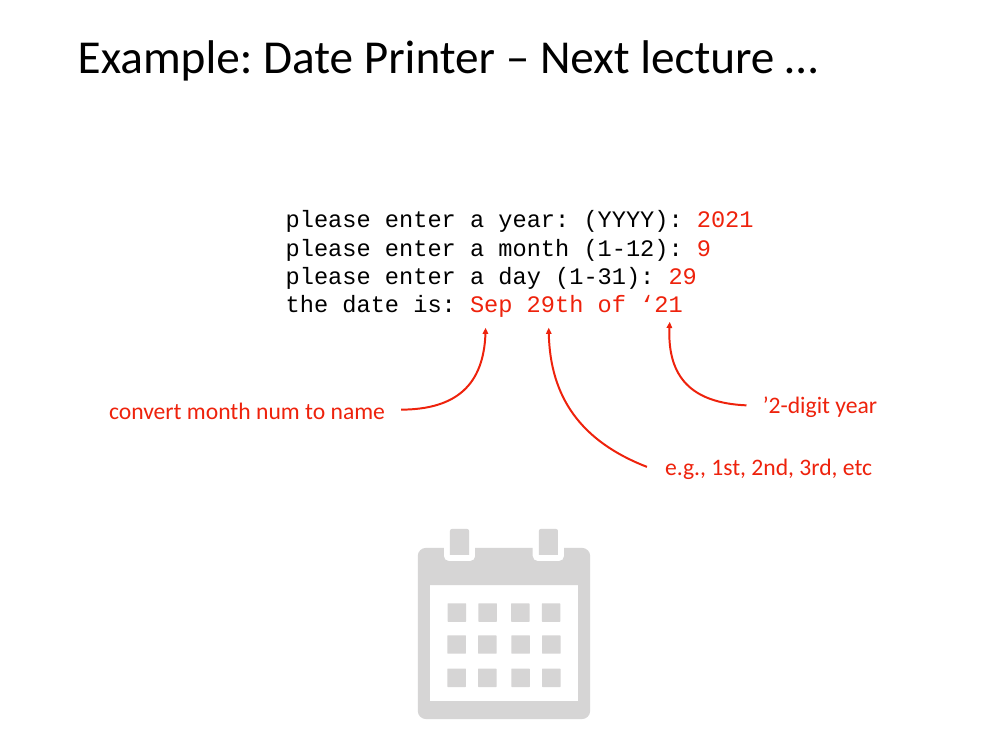
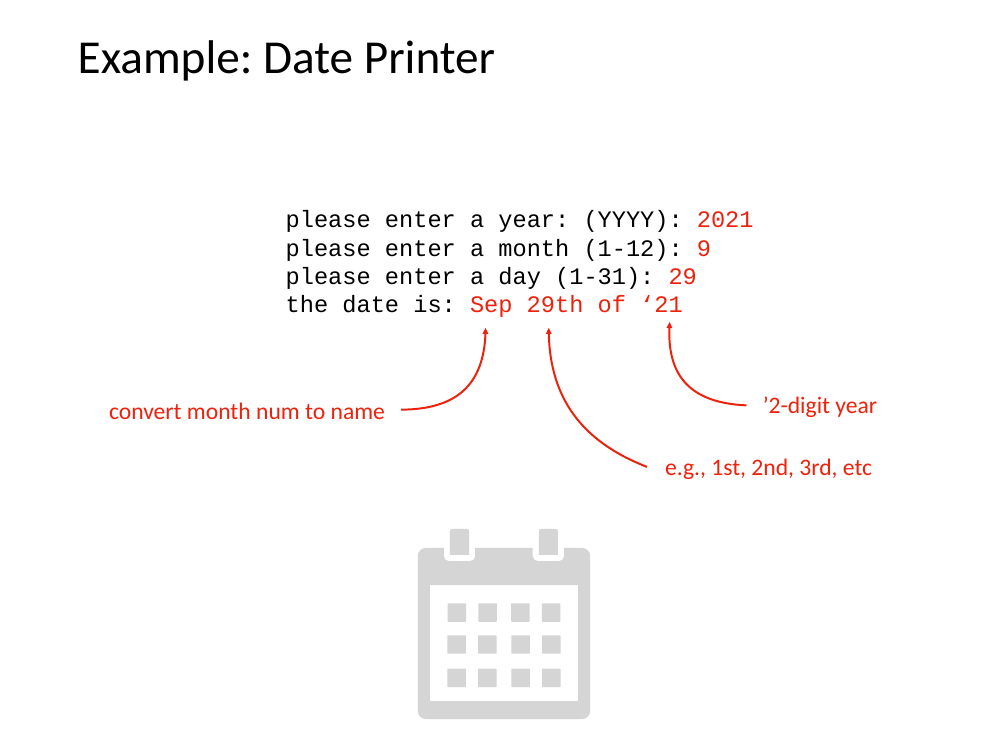
Before and after one commit to tylerharter/caraza-harter-com, a slide deck: slide 38 of tyler/meena/cs220/s22/materials/lecture_ppts/lec_08_S22.ppt (slide 43 before the commit). Drawn at 1008x756 pixels with LibreOffice and Linux fonts; fonts in the diff are those of the drawing. Boxes give left, top, right and bottom in pixels: in the first picture for what was removed or moved away, otherwise in the second. Text is boxed around its words. In the diff, an @@ line names an element or a change of style, - is before the commit and + after.

Commit message:
andys changes lec08 and lec09
moved nested conditionals and the stoplight example to lec09
added in lec08 example with classify_age
focus in lec08 on the date formatter example
wrote learning objectives for lec09

```diff
--- a/tyler/meena/cs220/s22/materials/lecture_ppts/lec_08_S22.ppt
+++ b/tyler/meena/cs220/s22/materials/lecture_ppts/lec_08_S22.ppt
@@ title at <box>78,40,495,81</box>: text changed @@
-Example: Date Printer – Next lecture …
+Example: Date Printer
```
Also in this commit, not shown: 2 other slides changed, 6 slides removed, 1 other file.
